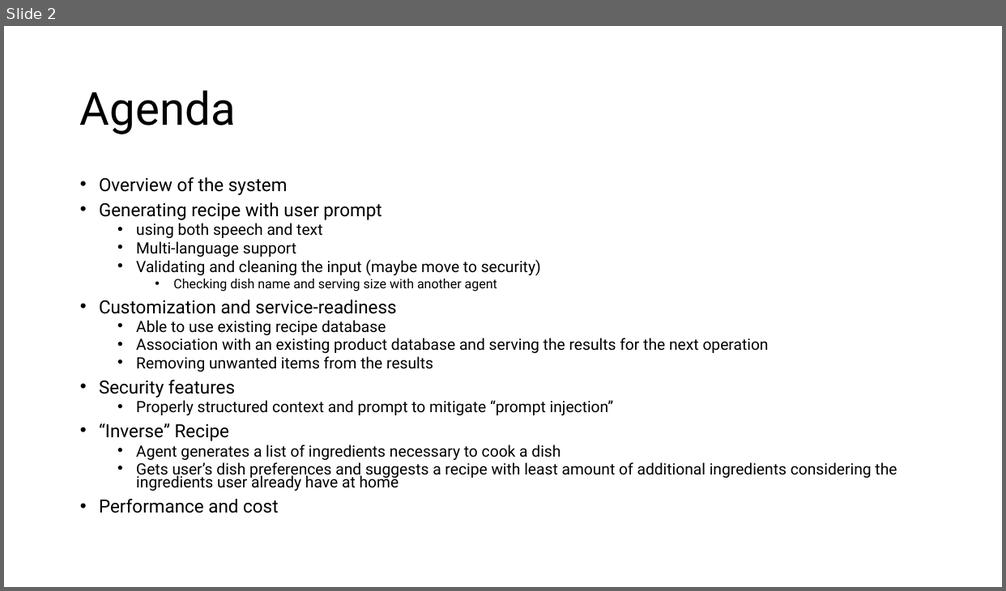
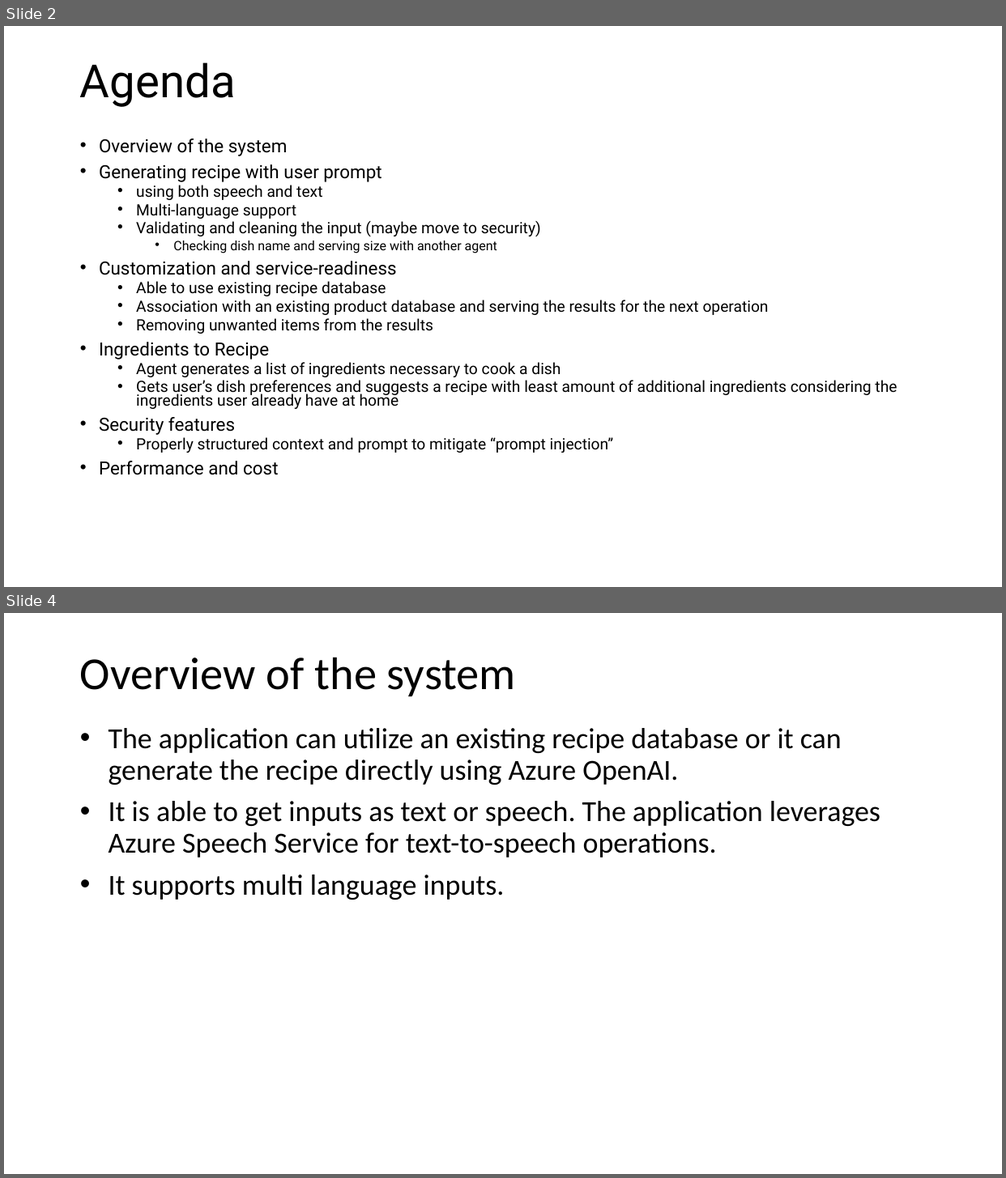
Before and after one commit to deepnetworkgmbh/generative-ai, a slide deck: recipe_generation/Presentation.pptx. Shown one above the other, each under a label of ours: slide 2 before the commit, slides 2 and 4 after it; the slides between them are not shown. The pictures are 1006x591 and 1006x1178 pixels, drawn with LibreOffice and Linux fonts; fonts in the diff are those of the drawing. Boxes give left, top, right and bottom in pixels: in the first picture for what was removed or moved away, otherwise in the second. Text is boxed around its words. In the diff, an @@ line names an element or a change of style, - is before the commit and + after.

```diff
--- a/recipe_generation/Presentation.pptx
+++ b/recipe_generation/Presentation.pptx
@@ slide 4 added at (x1=4, y1=613, x2=1002, y2=1174), background #FFFFFF @@
@@ title added at (x1=80, y1=657, x2=516, y2=696), 44 pt, text #000000 @@
+Overview of the system
@@ text added at (x1=108, y1=728, x2=880, y2=900), 28 pt, text #000000 @@
+• The application can utilize an existing recipe database or it can generate the recipe directly using Azure OpenAI.
+• It is able to get inputs as text or speech. The application leverages Azure Speech Service for text-to-speech operations.
+• It supports multi language inputs.
@@ slide 2 changed as well @@
@@ title "Agenda" moved from (x1=80, y1=90, x2=236, y2=135) to (x1=80, y1=62, x2=236, y2=107) @@
@@ text "Overview of the system" moved from (x1=99, y1=177, x2=897, y2=514) to (x1=99, y1=139, x2=897, y2=476) @@
@@ text at (x1=99, y1=342, x2=897, y2=409): paragraphs added @@
+• Ingredients to Recipe
+  • Agent generates a list of ingredients necessary to cook a dish
+  • Gets user’s dish preferences and suggests a recipe with least amount of additional ingredients considering the ingredients user already have at home
@@ text at (x1=99, y1=424, x2=897, y2=491): paragraphs removed @@
-• “Inverse” Recipe
-  • Agent generates a list of ingredients necessary to cook a dish
-  • Gets user’s dish preferences and suggests a recipe with least amount of additional ingredients considering the ingredients user already have at home
```
Also in this commit, not shown: 13 other slides added, 2 other files.
